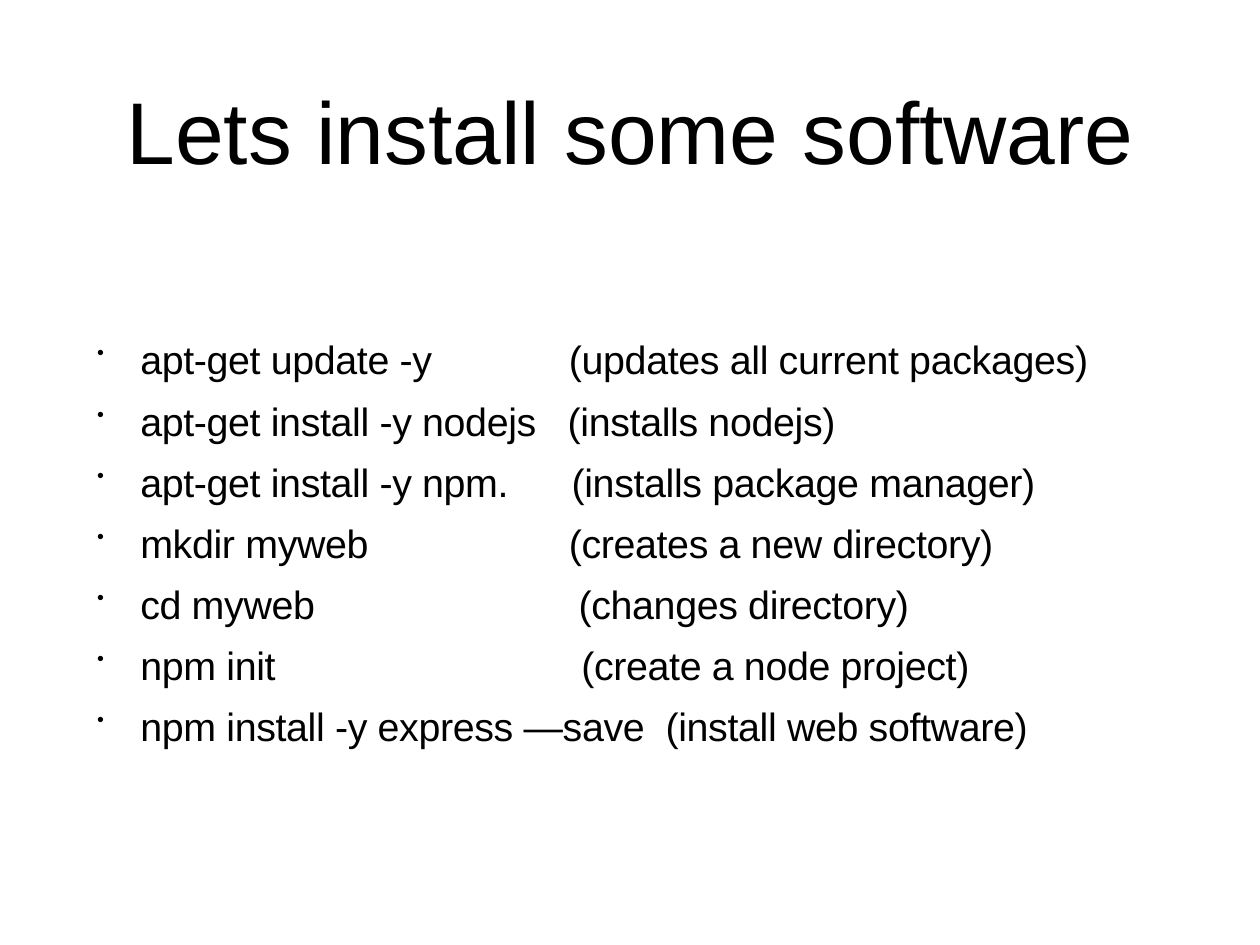
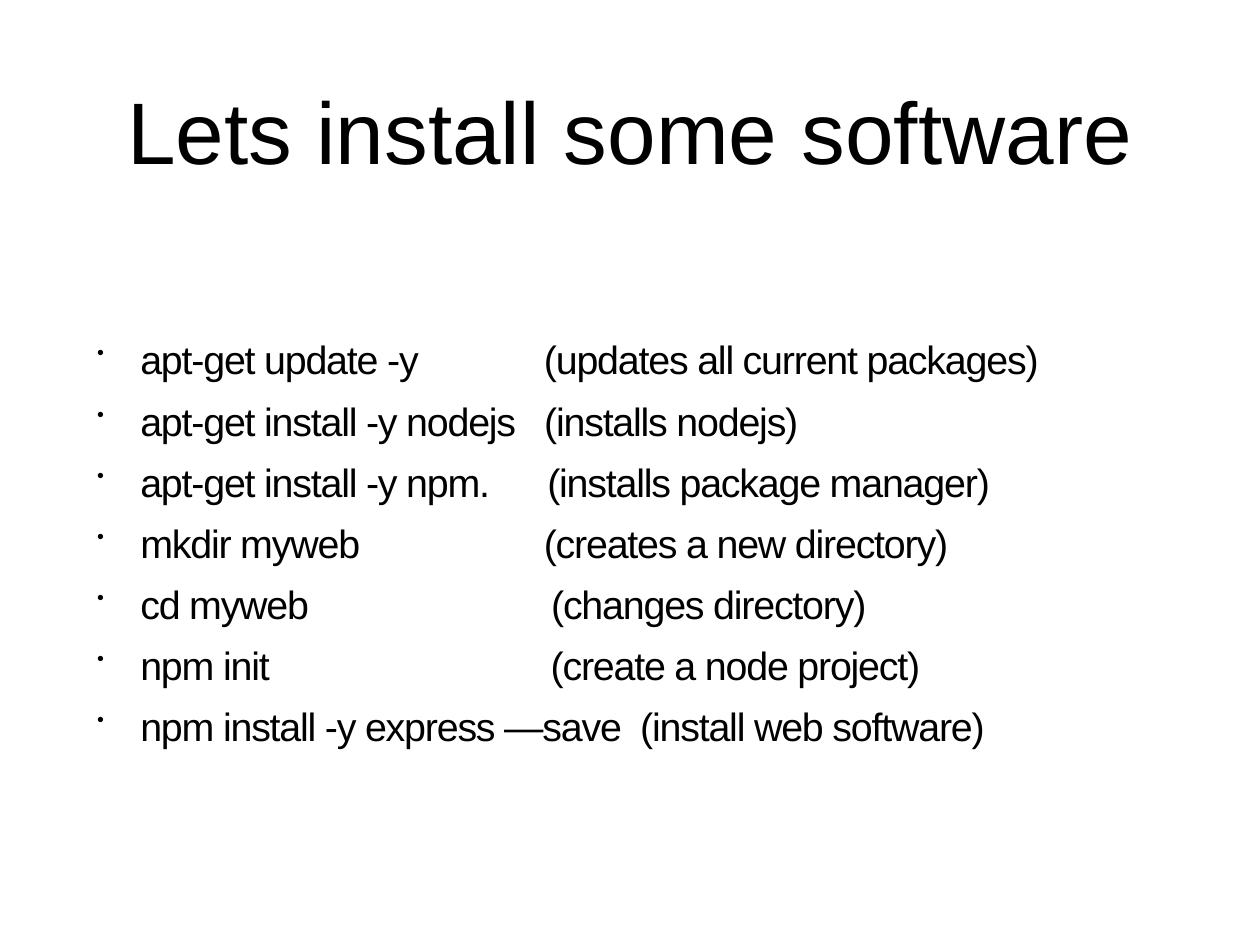
Before and after one commit to ASTApplicationWorkGroup/dockertutorial_part1, a slide deck: slide 6 of docker.pptx. Drawn at 1260x945 pixels with LibreOffice and Linux fonts; fonts in the diff are those of the drawing. Boxes give left, top, right and bottom in pixels: in the first picture for what was removed or moved away, otherwise in the second. Text is boxed around its words. In the diff, an @@ line names an element or a change of style, - is before the commit and + after.

```diff
--- a/docker.pptx
+++ b/docker.pptx
@@ title "Lets install some software" at [127, 100, 1132, 165]: size 71.2 to 71 pt @@
@@ text "apt-get update -y (updates all ..." at [140, 345, 1039, 749]: letter spacing -0.3 to -1 pt @@
```
Also in this commit, not shown: 10 other slides changed, 7 slides added.
